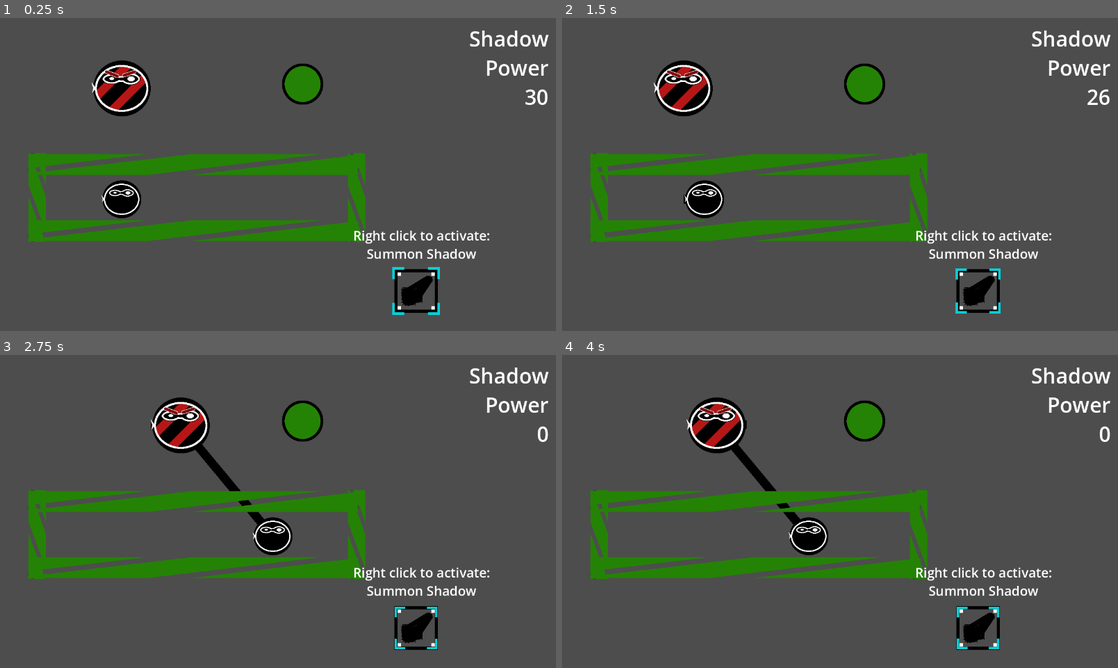
Above: before the commit, frames 1-4 (two rows, left to right).
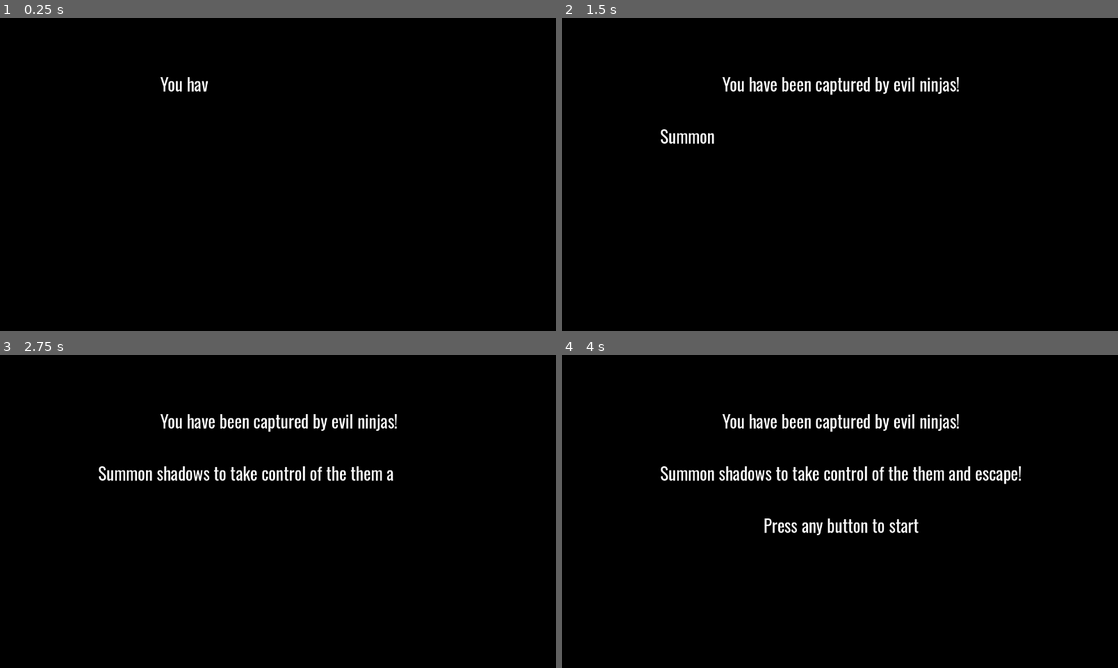
Above: after the commit, the same moments.

Repository: Goldenlion5648/LudumDare55
Game: Godot game, scene res://objects/intro.tscn
Same seed, same stepped clock (60 frames per second), same inputs: the game is played once before the commit and once after it. Before the commit the project starts from res://levels/level0.tscn.
Inputs (mouse positions are in pixels of both pictures, inside the frame that each line leads up to):
- Up to frame 1 (0.25 s): no input
- Up to frame 2 (1.5 s): click (979, 290) at 0.52 s; tap Enter (ui_accept) at 1.25 s; move the mouse to (684, 199) at 1.27 s; hold Right (ui_right) from 1.28 s (still down); right-click (684, 199) at 1.35 s; click (684, 199) at 1.42 s
- Up to frame 3 (2.75 s): keep holding Right (ui_right); tap Enter (ui_accept) at 1.52, 2, 2.27 s; move the mouse to (122, 423) at 2.02 s; tap Space (clear_shadows) at 2.1 s; click (122, 423) at 2.17 s
- Up to frame 4 (4 s): tap Enter (ui_accept) at 2.75, 3.5, 3.77 s; move the mouse to (745, 423) at 2.77 s; release Right (ui_right) at 2.78 s; hold Left (ui_left) 2.78-3.53 s; tap 2 (select_balloon) at 2.85 s; click (745, 423) at 2.92 s; move the mouse to (1045, 414) at 3.52 s; hold Right (ui_right) from 3.53 s (still down); tap 3 (select_light) at 3.6 s; click (1045, 414) at 3.67 s

The runs differ from the first frame. In frame 1, 98% of the frame differs, in the area x 0-100%, y 0-100%; in frame 2, 98%; in frame 3, 98%; in frame 4, 98%.

Commit message:
before upload after feedback

Diff:
--- a/levels/level1.tscn
+++ b/levels/level1.tscn
@@ -32,6 +32,24 @@
 position = Vector2(-17, -198)
 
 [node name="wall_holder" parent="." instance=ExtResource("6_6gwj3")]
-position = Vector2(-222, 11)
+position = Vector2(6.99998, 8)
+scale = Vector2(0.439999, 1)
 
 [node name="ui_holder" parent="." instance=ExtResource("7_wovsp")]
+
+[node name="RichTextLabel" type="RichTextLabel" parent="ui_holder"]
+layout_mode = 1
+anchors_preset = 7
+anchor_left = 0.5
+anchor_top = 1.0
+anchor_right = 0.5
+anchor_bottom = 1.0
+offset_left = -201.0
+offset_top = -171.0
+offset_right = 201.0
+offset_bottom = 2.0
+grow_horizontal = 2
+grow_vertical = 0
+theme_override_font_sizes/normal_font_size = 48
+bbcode_enabled = true
+text = "[center]Press [wave amp=40.0 freq=2.0 connected=1]Spacebar[/wave] to retract your shadows[/center]"
--- a/levels/level2.tscn
+++ b/levels/level2.tscn
@@ -18,7 +18,7 @@
 balloons_allowed = 2
 
 [node name="win_button" parent="." node_paths=PackedStringArray("node_to_remove") instance=ExtResource("2_774sp")]
-position = Vector2(414, -208)
+position = Vector2(365, -197)
 node_to_remove = NodePath("../wall_holder")
 
 [node name="Camera2D" type="Camera2D" parent="."]
--- /dev/null
+++ b/objects/balloons_textbox.gd
@@ -0,0 +1,9 @@
+extends RichTextLabel
+
+
+# Called when the node enters the scene tree for the first time.
+func _ready() -> void:
+	Globals.used_balloon.connect(update_text)
+
+func update_text(new_count):
+	self.text = "[center]%d[/center]" % new_count
--- a/objects/capturable.gd
+++ b/objects/capturable.gd
@@ -8,7 +8,7 @@
 var mouse_is_inside = false
 
 func _on_mouse_entered() -> void:
-	print("mouse entered")
+	# print("mouse entered")
 	mouse_is_inside = true
 
 func try_capture():
@@ -16,18 +16,19 @@
 	if is_captured or (temp_shadow_controller == null) or \
 				not temp_shadow_controller.should_show_shadow_to_mouse() or\
 				not temp_shadow_controller.allowed_to_capture():
-		print("got blocked")
+		# print("got blocked")
 		return
 	is_captured = true
 	#Globals.captured_object_signal.emit(self.global_position)
+	Globals.CURRENT_SHADOW_CONTROLLER.has_active_shadow = false
 	Globals.captured_object_signal.emit((self as Node2D).get_parent())
 	#if walkable:
 		#print("captured walkable")
 func _on_mouse_exited() -> void:
 	mouse_is_inside = false
-	print("mouse exited")
+	# print("mouse exited")
 
 func _input(event: InputEvent) -> void:
 	if event is InputEventMouse and mouse_is_inside:
-		print("had mouse")
+		# print("had mouse")
 		try_capture()
--- a/objects/globals.gd
+++ b/objects/globals.gd
@@ -6,6 +6,9 @@
 
 signal selected_ability_changed
 signal icons_setup
+
+signal used_balloon
+
 
 enum SelectableAbilities{
 	NormalShadow=0,
--- /dev/null
+++ b/objects/hotkeys_label.gd
@@ -0,0 +1,12 @@
+extends RichTextLabel
+
+
+# Called when the node enters the scene tree for the first time.
+func _ready() -> void:
+	if Globals.current_level != 2:
+		self.hide()
+
+
+# Called every frame. 'delta' is the elapsed time since the previous frame.
+func _process(delta: float) -> void:
+	pass
--- /dev/null
+++ b/objects/intro.gd
@@ -0,0 +1,27 @@
+extends Node2D
+
+@export var story_text: RichTextLabel
+
+# Called when the node enters the scene tree for the first time.
+func _ready() -> void:
+	show_text()
+	pass # Replace with function body.
+
+func show_text():
+	story_text.visible_ratio = 0
+	while story_text.visible_ratio < 1:
+		story_text.visible_characters += 1
+		#if "\n" in story_text.text.substr(story_text.visible_characters, 3):
+			#await get_tree().create_timer(1.0).timeout
+		await get_tree().create_timer(0.03).timeout
+
+
+func _input(event: InputEvent) -> void:
+	if story_text.visible_ratio < 1:
+		return
+	if (event is InputEventKey or event is InputEventMouseButton) and event.pressed:
+		Globals.reload_current_level()
+
+# Called every frame. 'delta' is the elapsed time since the previous frame.
+func _process(delta: float) -> void:
+	pass
--- /dev/null
+++ b/objects/intro.tscn
@@ -0,0 +1,46 @@
+[gd_scene load_steps=2 format=3 uid="uid://dnepr611v2r1c"]
+
+[ext_resource type="Script" path="res://objects/intro.gd" id="1_hm4tx"]
+
+[node name="intro" type="Node2D" node_paths=PackedStringArray("story_text")]
+script = ExtResource("1_hm4tx")
+story_text = NodePath("Control/story_text")
+
+[node name="Control" type="Control" parent="."]
+layout_mode = 3
+anchors_preset = 8
+anchor_left = 0.5
+anchor_top = 0.5
+anchor_right = 0.5
+anchor_bottom = 0.5
+grow_horizontal = 2
+grow_vertical = 2
+
+[node name="ColorRect" type="ColorRect" parent="Control"]
+clip_contents = true
+layout_mode = 0
+offset_right = 1280.0
+offset_bottom = 720.0
+color = Color(0, 0, 0, 1)
+
+[node name="story_text" type="RichTextLabel" parent="Control"]
+layout_mode = 1
+anchors_preset = 3
+anchor_left = 1.0
+anchor_top = 1.0
+anchor_right = 1.0
+anchor_bottom = 1.0
+offset_left = 214.0
+offset_top = 121.0
+offset_right = 1072.0
+offset_bottom = 556.0
+grow_horizontal = 0
+grow_vertical = 0
+theme_override_font_sizes/normal_font_size = 40
+bbcode_enabled = true
+text = "[center]You have been captured by evil ninjas!
+
+Summon shadows to take control of the them and escape!
+
+Press any button to start[/center]"
+visible_characters_behavior = 3
--- a/objects/shadowPowerLabel.gd
+++ b/objects/shadowPowerLabel.gd
@@ -7,4 +7,8 @@
 
 # Called every frame. 'delta' is the elapsed time since the previous frame.
 func _process(delta: float) -> void:
-	self.text = "[right]Shadow Power\n%d[/right]" % [Globals.CURRENT_SHADOW_CONTROLLER.get_shadow_power_to_display()]
+	var number = Globals.CURRENT_SHADOW_CONTROLLER.get_shadow_power_to_display()
+	if number <= 1:
+		self.text = "[right]Shadow Length\nRemaining\n[color=red]%d[/color][/right]" % [number]
+	else:
+		self.text = "[right]Shadow Length\nRemaining\n%d[/right]" % [number]
--- a/objects/shadow_controller.gd
+++ b/objects/shadow_controller.gd
@@ -56,7 +56,7 @@
 
 func add_captured_object(new_object):
 	captured_objects.append(new_object)
-	print_debug(captured_objects)
+	# print_debug(captured_objects)
 #
 #func add_captured_object(new_object):
 	#points_to_go_through.append(new_point)
@@ -72,12 +72,13 @@
 	return Globals.selected_ability == Globals.SelectableAbilities.NormalShadow and has_active_shadow
 
 func allowed_to_capture():
-	return calculate_remaining_shadow_power() >= 0
+	return get_shadow_power_to_display() > 1
 
 func place_balloon():
 	if balloons_used >= balloons_allowed:
 		return
 	balloons_used += 1
+	Globals.used_balloon.emit(balloons_allowed - balloons_used)
 	var new_instance = balloon_default_instance.instantiate()
 	new_instance.global_position = get_global_mouse_position()
 	add_child(new_instance)
@@ -124,11 +125,17 @@
 
 func _physics_process(delta: float) -> void:
 	var change = Vector2(0,0)
-	change += int(Input.is_action_pressed("walk_up")) * Vector2(0, -1)
-	change += int(Input.is_action_pressed("walk_down")) * Vector2(0, 1)
+	#change += int(Input.is_action_pressed("walk_up")) * Vector2(0, -1)
+	#change += int(Input.is_action_pressed("walk_down")) * Vector2(0, 1)
 	change += int(Input.is_action_pressed("walk_left")) * Vector2(-1, 0)
 	change += int(Input.is_action_pressed("walk_right")) * Vector2(1, 0)
 	change *= walk_speed
+	if get_shadow_power_to_display() <= 1 and len(captured_objects) > 1:
+		var current_distance = (captured_objects[0].global_position as Vector2).distance_to(captured_objects[1].global_position)
+		var new_distance = (captured_objects[0].global_position + change as Vector2).distance_to(captured_objects[1].global_position)
+		if new_distance > current_distance:
+			return
+
 	if change:
 		queue_redraw()
 	var is_first = true
@@ -137,6 +144,7 @@
 		if current_capture_child != null:
 			if current_capture_child.walkable:
 				(object as Node2D).global_position += change
+				object.move_and_slide()
 		if player.is_on_wall():
 			break
 
--- a/objects/ui_holder.tscn
+++ b/objects/ui_holder.tscn
@@ -8,6 +8,8 @@
 [ext_resource type="Script" path="res://objects/hotbar_selector.gd" id="4_jun13"]
 [ext_resource type="Texture2D" uid="uid://d280rtbt2yl4r" path="res://textures/shade_icon.png" id="5_dfq47"]
 [ext_resource type="Texture2D" uid="uid://ijnky51mi3a4" path="res://textures/light_icon.png" id="6_66cn8"]
+[ext_resource type="Script" path="res://objects/balloons_textbox.gd" id="8_e2ccc"]
+[ext_resource type="Script" path="res://objects/hotkeys_label.gd" id="10_ljosc"]
 
 [node name="ui_holder" type="Control"]
 custom_minimum_size = Vector2(1280, 720)
@@ -31,33 +33,48 @@
 anchors_preset = 1
 anchor_left = 1.0
 anchor_right = 1.0
-offset_left = -317.0
-offset_top = 14.0
-offset_right = -17.0
-offset_bottom = 264.0
+offset_left = -403.0
+offset_top = -7.0
+offset_right = -12.0
+offset_bottom = 307.0
 grow_horizontal = 0
+theme_override_constants/shadow_offset_x = 3
+theme_override_constants/shadow_offset_y = 3
+theme_override_constants/line_separation = -12
+theme_override_constants/outline_size = 2
 theme_override_constants/text_highlight_h_padding = 30
 theme_override_constants/text_highlight_v_padding = 0
-theme_override_font_sizes/normal_font_size = 48
+theme_override_font_sizes/normal_font_size = 40
 bbcode_enabled = true
-text = "[right]Shadow power[/right]"
+text = "[outline_color=black][right]Shadow Length
+Remaining[/right]"
 fit_content = true
 script = ExtResource("1_dy5iy")
 
-[node name="hotbar_label" type="RichTextLabel" parent="."]
-custom_minimum_size = Vector2(450, 100)
+[node name="hotbar_holder" type="Control" parent="."]
 layout_mode = 1
 anchors_preset = 3
 anchor_left = 1.0
 anchor_top = 1.0
 anchor_right = 1.0
 anchor_bottom = 1.0
-offset_left = -534.0
-offset_top = -181.0
-offset_right = -84.0
-offset_bottom = -141.0
+offset_left = -300.0
+offset_top = -300.0
 grow_horizontal = 0
 grow_vertical = 0
+
+[node name="hotbar_label" type="RichTextLabel" parent="hotbar_holder"]
+custom_minimum_size = Vector2(450, 100)
+layout_mode = 1
+anchors_preset = 15
+anchor_right = 1.0
+anchor_bottom = 1.0
+offset_left = -120.0
+offset_top = 4.0
+offset_right = 30.0
+offset_bottom = 4.0
+grow_horizontal = 2
+grow_vertical = 2
 theme_override_font_sizes/normal_font_size = 30
 bbcode_enabled = true
 text = "[center]Right click to activate:
@@ -65,44 +82,69 @@
 "
 script = ExtResource("2_i3ga4")
 
-[node name="hotbarHbox" type="HBoxContainer" parent="." node_paths=PackedStringArray("shadow_icon", "balloons_icon", "lights_icon")]
+[node name="hotbarHbox" type="HBoxContainer" parent="hotbar_holder" node_paths=PackedStringArray("shadow_icon", "balloons_icon", "lights_icon")]
 custom_minimum_size = Vector2(320, 0)
 layout_mode = 1
-anchors_preset = 3
-anchor_left = 1.0
-anchor_top = 1.0
+anchors_preset = 15
 anchor_right = 1.0
 anchor_bottom = 1.0
-offset_left = -372.0
-offset_top = -142.0
-offset_right = -52.0
-offset_bottom = -42.0
-grow_horizontal = 0
-grow_vertical = 0
+offset_left = -13.0
+offset_top = 123.0
+offset_right = 7.0
+offset_bottom = -77.0
+grow_horizontal = 2
+grow_vertical = 2
 theme_override_constants/separation = 10
 script = ExtResource("2_1vfup")
 shadow_icon = NodePath("shadow_icon")
 balloons_icon = NodePath("balloon_icon")
 lights_icon = NodePath("light_icon")
 
-[node name="shadow_icon" type="TextureButton" parent="hotbarHbox"]
+[node name="shadow_icon" type="TextureButton" parent="hotbar_holder/hotbarHbox"]
 layout_mode = 2
 texture_normal = ExtResource("2_r81cq")
 
-[node name="selector" type="Sprite2D" parent="hotbarHbox/shadow_icon"]
+[node name="selector" type="Sprite2D" parent="hotbar_holder/hotbarHbox/shadow_icon"]
 position = Vector2(50, 50)
 scale = Vector2(0.5, 0.5)
 texture = ExtResource("3_g2cvo")
 script = ExtResource("4_jun13")
 
-[node name="balloon_icon" type="TextureButton" parent="hotbarHbox"]
+[node name="balloon_icon" type="TextureButton" parent="hotbar_holder/hotbarHbox"]
 layout_mode = 2
 texture_normal = ExtResource("5_dfq47")
 
-[node name="light_icon" type="TextureButton" parent="hotbarHbox"]
+[node name="balloons_textbox" type="RichTextLabel" parent="hotbar_holder/hotbarHbox/balloon_icon"]
+layout_mode = 0
+offset_left = 54.0
+offset_top = 54.0
+offset_right = 94.0
+offset_bottom = 94.0
+theme_override_font_sizes/normal_font_size = 26
+bbcode_enabled = true
+text = "[center]2[center]"
+script = ExtResource("8_e2ccc")
+
+[node name="light_icon" type="TextureButton" parent="hotbar_holder/hotbarHbox"]
 layout_mode = 2
 texture_normal = ExtResource("6_66cn8")
 
-[connection signal="pressed" from="hotbarHbox/shadow_icon" to="hotbarHbox" method="_on_shadow_icon_pressed"]
-[connection signal="pressed" from="hotbarHbox/balloon_icon" to="hotbarHbox" method="_on_balloon_icon_pressed"]
-[connection signal="pressed" from="hotbarHbox/light_icon" to="hotbarHbox" method="_on_light_icon_pressed"]
+[node name="hotkeys_label" type="RichTextLabel" parent="hotbar_holder"]
+layout_mode = 1
+anchors_preset = 15
+anchor_right = 1.0
+anchor_bottom = 1.0
+offset_left = -125.0
+offset_top = 228.0
+offset_right = 118.0
+offset_bottom = -3.0
+grow_horizontal = 2
+grow_vertical = 2
+theme_override_font_sizes/normal_font_size = 36
+bbcode_enabled = true
+text = "Hotkeys       1            2"
+script = ExtResource("10_ljosc")
+
+[connection signal="pressed" from="hotbar_holder/hotbarHbox/shadow_icon" to="hotbar_holder/hotbarHbox" method="_on_shadow_icon_pressed"]
+[connection signal="pressed" from="hotbar_holder/hotbarHbox/balloon_icon" to="hotbar_holder/hotbarHbox" method="_on_balloon_icon_pressed"]
+[connection signal="pressed" from="hotbar_holder/hotbarHbox/light_icon" to="hotbar_holder/hotbarHbox" method="_on_light_icon_pressed"]
--- a/objects/win_button.tscn
+++ b/objects/win_button.tscn
@@ -1,19 +1,29 @@
 [gd_scene load_steps=4 format=3 uid="uid://c47saxuqrc270"]
 
-[ext_resource type="Texture2D" uid="uid://b4w7vtahrfkd2" path="res://textures/button.png" id="1_7cimy"]
 [ext_resource type="Script" path="res://objects/win_button.gd" id="1_wku1w"]
+[ext_resource type="Texture2D" uid="uid://c6hj0dlec80d7" path="res://textures/button2.png" id="2_el61c"]
 
-[sub_resource type="CircleShape2D" id="CircleShape2D_d2sl2"]
-radius = 43.038
+[sub_resource type="RectangleShape2D" id="RectangleShape2D_gxhoa"]
+size = Vector2(196.825, 117.46)
 
 [node name="win_button" type="Area2D"]
 scale = Vector2(0.63, 0.63)
 script = ExtResource("1_wku1w")
 
 [node name="Sprite2D" type="Sprite2D" parent="."]
-texture = ExtResource("1_7cimy")
+texture = ExtResource("2_el61c")
+
+[node name="RichTextLabel" type="RichTextLabel" parent="Sprite2D"]
+offset_left = -83.0
+offset_top = -37.0
+offset_right = 94.0
+offset_bottom = 29.0
+theme_override_font_sizes/normal_font_size = 36
+bbcode_enabled = true
+text = "[center][wave amp=50.0 freq=3.0 connected=1]Release[/wave][/center]"
 
 [node name="CollisionShape2D" type="CollisionShape2D" parent="."]
-shape = SubResource("CircleShape2D_d2sl2")
+position = Vector2(1.5873, -6.34921)
+shape = SubResource("RectangleShape2D_gxhoa")
 
 [connection signal="body_entered" from="." to="." method="_on_body_entered"]
--- a/project.godot
+++ b/project.godot
@@ -11,7 +11,7 @@
 [application]
 
 config/name="LudumDare55"
-run/main_scene="res://levels/level0.tscn"
+run/main_scene="res://objects/intro.tscn"
 config/features=PackedStringArray("4.2", "GL Compatibility")
 config/icon="res://icon.svg"
 
@@ -27,6 +27,10 @@
 [editor_plugins]
 
 enabled=PackedStringArray("res://addons/script-tabs/plugin.cfg")
+
+[gui]
+
+theme/custom_font="res://fonts/Oswald/static/Oswald-Regular.ttf"
 
 [input]
 
Not shown, added: fonts/Oswald/OFL.txt
Binary file added: fonts/Oswald/Oswald-VariableFont_wght.ttf
Not shown, added: fonts/Oswald/Oswald-VariableFont_wght.ttf.import
Not shown, added: fonts/Oswald/README.txt
Binary file added: fonts/Oswald/static/Oswald-Bold.ttf
Not shown, added: fonts/Oswald/static/Oswald-Bold.ttf.import
Binary file added: fonts/Oswald/static/Oswald-ExtraLight.ttf
Not shown, added: fonts/Oswald/static/Oswald-ExtraLight.ttf.import
Binary file added: fonts/Oswald/static/Oswald-Light.ttf
Not shown, added: fonts/Oswald/static/Oswald-Light.ttf.import
Binary file added: fonts/Oswald/static/Oswald-Medium.ttf
Not shown, added: fonts/Oswald/static/Oswald-Medium.ttf.import
(and 7 more such lines)
